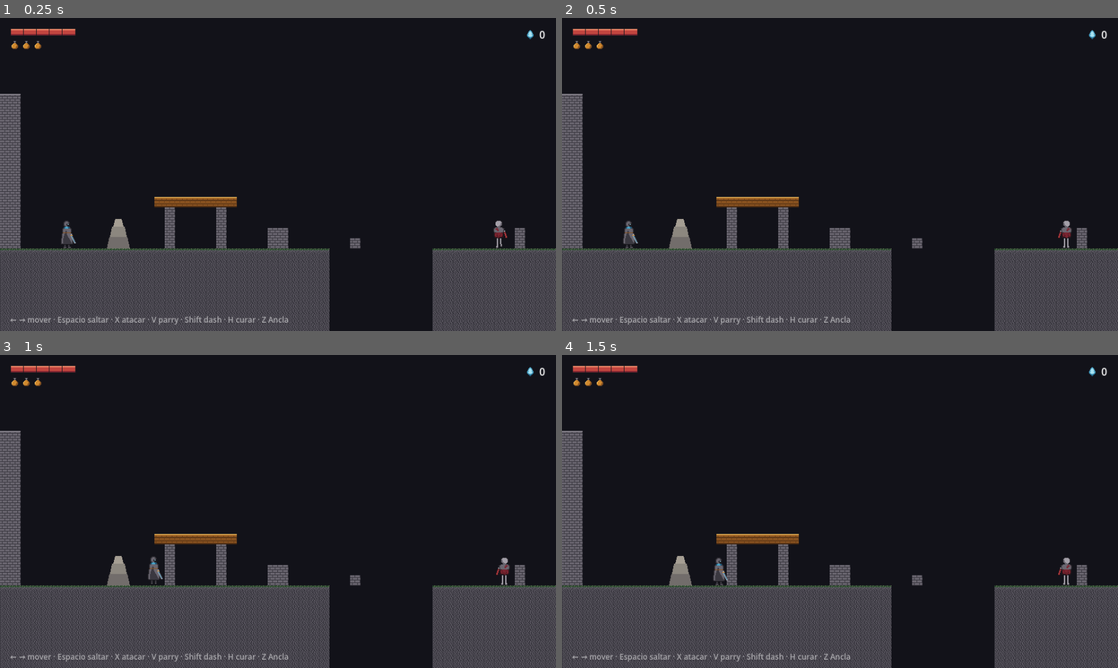
Above: before the commit, frames 1-4 (two rows, left to right).
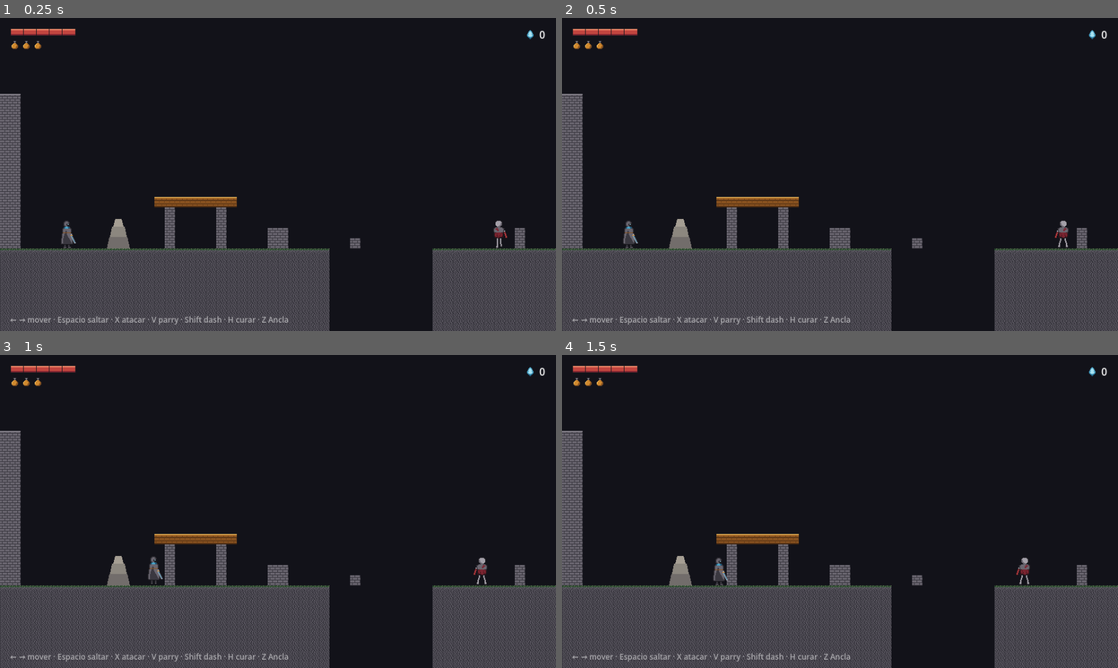
Above: after the commit, the same moments.

Repository: fcorguez92/desmemoria
Game: Godot game, scene res://game/levels/ultimo_umbral.tscn
Two runs of this game, one before a commit and one after it. Both use one fixed random seed, a clock stepped at 60 frames per second and the inputs below.
Inputs (mouse positions are in pixels of both pictures, inside the frame that each line leads up to):
- Up to frame 1 (0.25 s): no input
- Up to frame 2 (0.5 s): no input
- Up to frame 3 (1 s): tap Enter (ui_accept) at 0.5, 0.77 s; move the mouse to (400, 495) at 0.52 s; hold Right (ui_right) from 0.53 s (still down); tap X (attack) at 0.6 s; click (400, 495) at 0.67 s
- Up to frame 4 (1.5 s): keep holding Right (ui_right); move the mouse to (728, 527) at 1.27 s; tap Shift (dash) at 1.35 s

Frame 1 is identical in both runs. In frame 2, 0.1% of the frame differs, in the area x 88-92%, y 64-74%; in frame 3, 0.2%; in frame 4, 0.2%, in the area x 81-92%, y 64-74%.

Commit message:
Fix enemies vibrating when patrolling against a wall.
is_on_wall() stays true while the enemy stands still against a wall, so the
patrol flipped direction every frame and never moved away. Only a wall in
the walking direction blocks it now.

Co-Authored-By: Claude Sonnet 5 <noreply@anthropic.com>

Diff:
--- a/core/components/patrol_chase_ai.gd
+++ b/core/components/patrol_chase_ai.gd
@@ -104,11 +104,18 @@
 ## Camina en `direction`. Devuelve false si no puede avanzar (pared o borde).
 func _walk(body: CharacterBody2D, direction: int, speed: float) -> bool:
 	_set_facing(direction)
-	if body.is_on_wall() or _ledge_ahead(body):
+	if _wall_ahead(body, direction) or _ledge_ahead(body):
 		body.velocity.x = 0.0
 		return false
 	body.velocity.x = direction * speed
 	return true
+
+
+## ¿Hay una pared justo delante, en la dirección en la que se quiere caminar?
+## Una pared a la espalda no cuenta: si no, un enemigo pegado a una pared daría la
+## vuelta cada frame (viendo siempre "pared") y nunca se apartaría, vibrando.
+func _wall_ahead(body: CharacterBody2D, direction: int) -> bool:
+	return body.is_on_wall() and int(signf(body.get_wall_normal().x)) == -direction
 
 
 func _ledge_ahead(body: CharacterBody2D) -> bool:
--- a/tests/smoke_test.gd
+++ b/tests/smoke_test.gd
@@ -48,6 +48,7 @@
 	await _test_wall_jump_opens_the_shaft()
 	await _test_ultimo_umbral_builds_from_text_map()
 	await _test_planks_are_one_way_platforms()
+	await _test_enemy_does_not_jitter_against_a_wall()
 
 
 # --- Tests -------------------------------------------------------------------
@@ -701,6 +702,35 @@
 		highest_y = minf(highest_y, _player.global_position.y)
 	Input.action_release("ui_down")
 	_check(highest_y < ground_y - 20.0, "en suelo sólido, abajo + salto sigue saltando")
+
+
+
+func _test_enemy_does_not_jitter_against_a_wall() -> void:
+	print("\n[Un enemigo pegado a una pared se aparta en vez de vibrar]")
+	if is_instance_valid(_level):
+		_level.queue_free()
+		await process_frame
+	paused = false
+	_level = load("res://game/levels/ultimo_umbral.tscn").instantiate()
+	root.add_child(_level)
+	await process_frame
+	await process_frame
+	var enemy: Node2D = null
+	for child in _level.get_children():
+		if child is EntitySpawner:
+			enemy = child.instance
+			break
+	var flips := [0]
+	enemy.ai.facing_changed.connect(func(_facing: int) -> void: flips[0] += 1)
+	# Mira hacia una pared cercana (un bloque de escombros a su derecha) desde el principio.
+	var min_x := enemy.global_position.x
+	var max_x := enemy.global_position.x
+	for i in 240:
+		await physics_frame
+		min_x = minf(min_x, enemy.global_position.x)
+		max_x = maxf(max_x, enemy.global_position.x)
+	_check(flips[0] <= 6, "el enemigo no cambia de dirección cada frame (%d cambios en 4 s)" % flips[0])
+	_check(max_x - min_x > 20.0, "el enemigo sigue patrullando en vez de quedarse pegado a la pared")
 
 
 # --- Utilidades --------------------------------------------------------------
Not shown, changed: core/README.md
